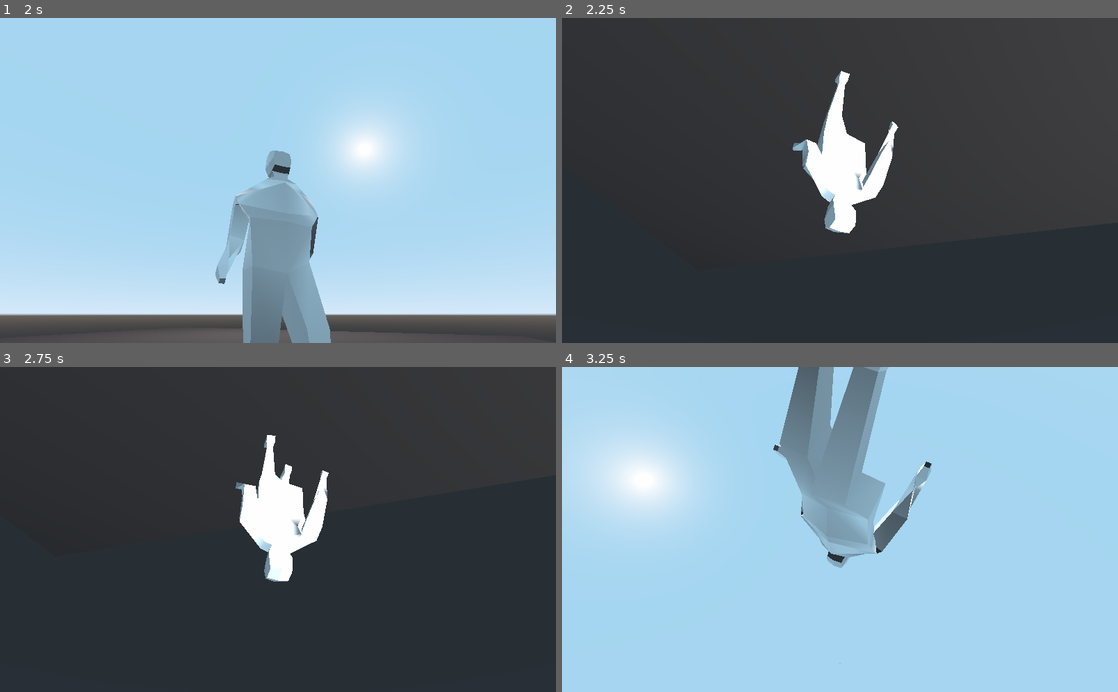
Above: before the commit, frames 1-4 (two rows, left to right).
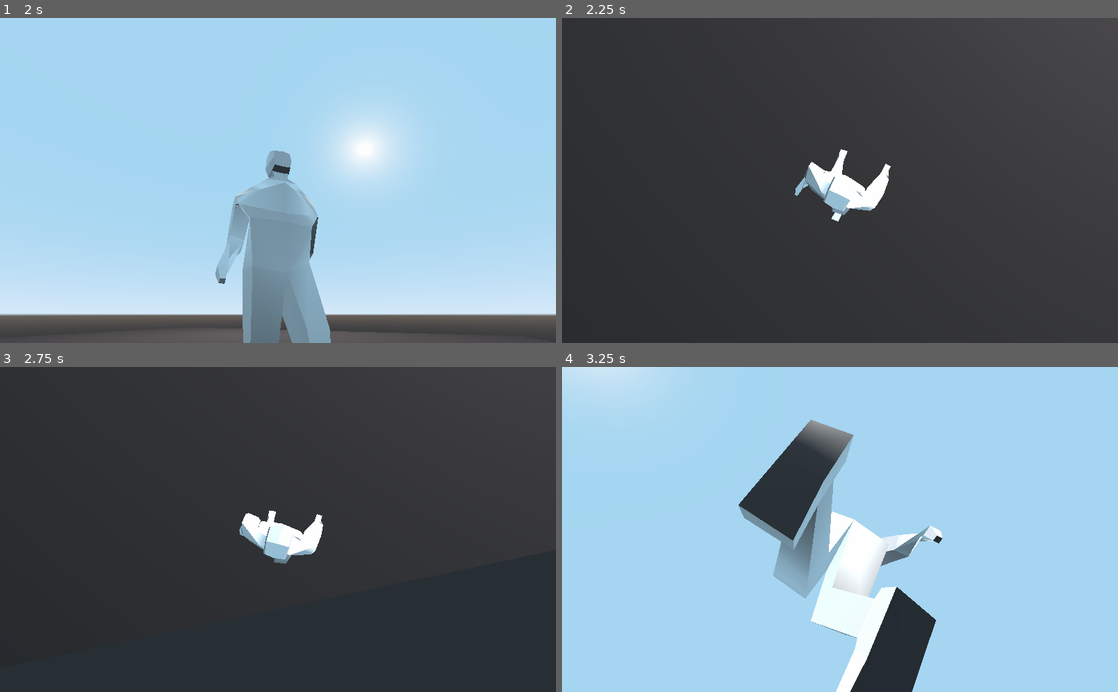
Above: after the commit, the same moments.

Repository: lolajojo/childhood_mystery_prototype
Game: Godot game, scene res://scenes/Main.tscn
Two runs of this game, one before a commit and one after it. Both use one fixed random seed, a clock stepped at 60 frames per second and the inputs below.
Inputs (mouse positions are in pixels of both pictures, inside the frame that each line leads up to):
- Up to frame 1 (2 s): tap Enter at 0.5 s; move the mouse to (400, 164) at 0.52 s; hold D (move_right) 0.53-1.28 s; move the mouse to (166, 196) at 1.27 s; hold S (move_back) from 1.28 s (still down)
- Up to frame 2 (2.25 s): move the mouse to (895, 109) at 2.02 s; release S (move_back) at 2.03 s; hold D (move_right) from 2.03 s (still down)
- Up to frame 3 (2.75 s): keep holding D (move_right)
- Up to frame 4 (3.25 s): move the mouse to (812, 594) at 2.77 s; release D (move_right) at 2.78 s; hold W (move_forward) from 2.78 s (still down)

Frame 1 is identical in both runs. In frame 2, 3.1% of the frame differs, in the area x 41-61%, y 16-67%; in frame 3, 2.8%; in frame 4, 23%, in the area x 0-69%, y 0-100%.

Commit message:
Add simple limits for vertical camera control

Diff:
--- a/childhood-mystery-prototype/scenes/MouseRotationPoint.gd
+++ b/childhood-mystery-prototype/scenes/MouseRotationPoint.gd
@@ -4,4 +4,5 @@
 	if event is InputEventMouseMotion:
 		var movement = event.relative
 		rotation.x += -deg2rad(movement.y)
+		rotation.x = clamp(rotation.x, deg2rad(-90), deg2rad(90))
 		rotation.y += -deg2rad(movement.x)
